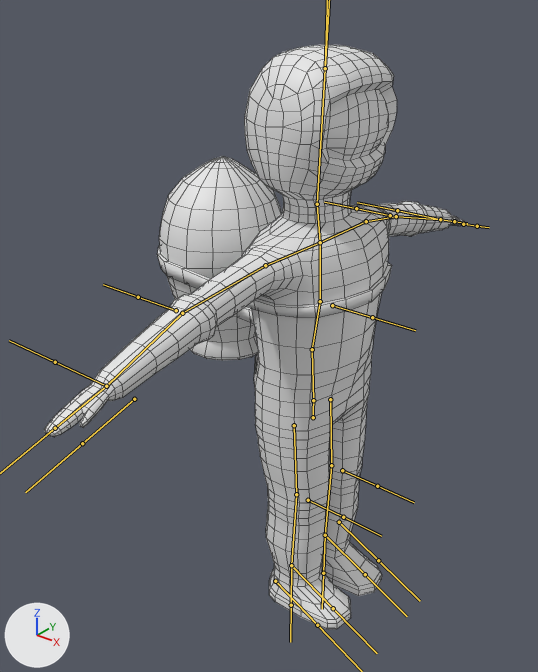
Before and after pictures for a commit that changed the FBX model Assets/Art/Model/Player_P2.fbx.
Camera for both pictures: a camera (50 mm lens) standing at (2.51, -3.7, 4.28) and looking at (-0.35, -0.12, 2.06). Arrows for +X, +Y and +Z are at lower left; the lights stay in place. The bones that bend it are drawn over the model as lines. Mesh edges are drawn as thin lines.
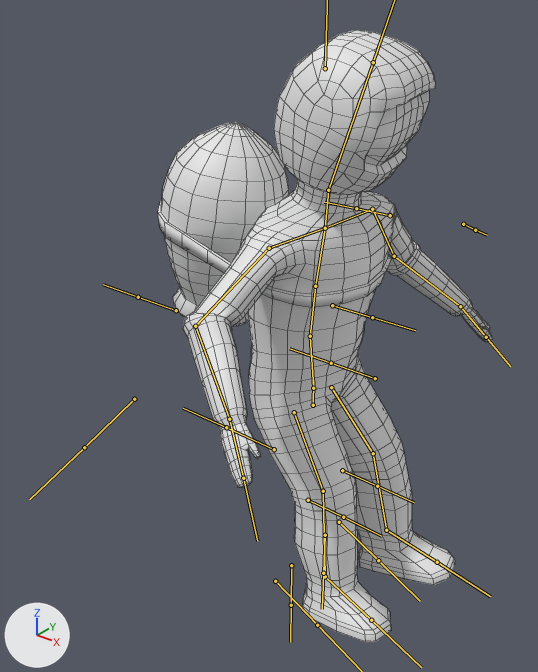
The newer file adds an action. The first version stands in its rest pose; the second is drawn at frame 20 of the action 'Armature|Knockback'.

Edits to the scene script, one JSON object a line:
```json
{"block": "bone_spinecenter_002", "where": "bone_spinecenter_002 = bpy.data.objects['Armature'].pose.bones['SpineCenter.002']"}
{"op": "set", "path": "bone_spinecenter_002.location", "old": "(0.0, 0.0, 0.0)", "new": "(0.0, 0.1, 0.0)"}
{"op": "set", "path": "bone_spinecenter_002.rotation_quaternion", "old": "(1.0, 0.0, 0.0, 0.0)", "new": "(1.0, 0.0, -0.003, 0.008)", "note": "degrees (0, 0, 0) -> degrees (0, 0, 1)"}
{"block": "bone_upperleg_l_001", "where": "bone_upperleg_l_001 = bpy.data.objects['Armature'].pose.bones['UpperLeg,L.001']  # child of 'SpineCenter.002'"}
{"op": "set", "path": "bone_upperleg_l_001.rotation_quaternion", "old": "(1.0, 0.0, 0.0, 0.0)", "new": "(0.972, -0.041, 0.015, -0.232)", "note": "degrees (0, 0, 0) -> degrees (-5, 1, -27)"}
{"block": "bone_lowerleg_r", "where": "bone_lowerleg_r = bpy.data.objects['Armature'].pose.bones['LowerLeg.R']  # child of 'UpperLeg,L.001'"}
{"op": "set", "path": "bone_lowerleg_r.rotation_quaternion", "old": "(1.0, 0.0, 0.0, 0.0)", "new": "(0.988, 0.0, 0.0, 0.157)", "note": "degrees (0, 0, 0) -> degrees (0, 0, 18)"}
{"block": "bone_spinecenter_001", "where": "bone_spinecenter_001 = bpy.data.objects['Armature'].pose.bones['SpineCenter.001']  # child of 'SpineCenter.002'"}
{"op": "set", "path": "bone_spinecenter_001.rotation_quaternion", "old": "(1.0, 0.0, 0.0, 0.0)", "new": "(1.0, 0.0, -0.002, 0.012)", "note": "degrees (0, 0, 0) -> degrees (0, 0, 1)"}
{"block": "bone_spinecenter", "where": "bone_spinecenter = bpy.data.objects['Armature'].pose.bones['SpineCenter']  # child of 'SpineCenter.001'"}
{"op": "set", "path": "bone_spinecenter.rotation_quaternion", "old": "(1.0, 0.0, 0.0, 0.0)", "new": "(1.0, -0.002, -0.003, 0.01)", "note": "degrees (0, 0, 0) -> degrees (0, 0, 1)"}
{"block": "bone_spineup", "where": "bone_spineup = bpy.data.objects['Armature'].pose.bones['SpineUp']  # child of 'SpineCenter'"}
{"op": "set", "path": "bone_spineup.rotation_quaternion", "old": "(1.0, 0.0, 0.0, 0.0)", "new": "(0.993, -0.005, -0.002, -0.116)", "note": "degrees (0, 0, 0) -> degrees (-1, 0, -13)"}
{"block": "bone_neck", "where": "bone_neck = bpy.data.objects['Armature'].pose.bones['Neck']  # child of 'SpineUp'"}
{"op": "set", "path": "bone_neck.rotation_quaternion", "old": "(1.0, 0.0, 0.0, 0.0)", "new": "(1.0, 0.006, -0.001, -0.015)", "note": "degrees (0, 0, 0) -> degrees (1, 0, -2)"}
{"block": "bone_head", "where": "bone_head = bpy.data.objects['Armature'].pose.bones['Head']  # child of 'Neck'"}
{"op": "set", "path": "bone_head.rotation_quaternion", "old": "(1.0, 0.0, 0.0, 0.0)", "new": "(0.995, 0.008, 0.082, -0.049)", "note": "degrees (0, 0, 0) -> degrees (0, 9, -6)"}
{"block": "bone_upperarm_l", "where": "bone_upperarm_l = bpy.data.objects['Armature'].pose.bones['UpperArm.L']  # child of 'Collar.L'"}
{"op": "set", "path": "bone_upperarm_l.rotation_quaternion", "old": "(1.0, 0.0, 0.0, 0.0)", "new": "(0.946, -0.306, -0.011, -0.106)", "note": "degrees (0, 0, 0) -> degrees (-35, -5, -11)"}
{"block": "bone_lowerarm_l", "where": "bone_lowerarm_l = bpy.data.objects['Armature'].pose.bones['LowerArm.L']  # child of 'UpperArm.L'"}
{"op": "set", "path": "bone_lowerarm_l.rotation_quaternion", "old": "(1.0, 0.0, 0.0, 0.0)", "new": "(0.954, 0.0, 0.0, -0.298)", "note": "degrees (0, 0, 0) -> degrees (0, 0, -35)"}
{"block": "bone_hand_l", "where": "bone_hand_l = bpy.data.objects['Armature'].pose.bones['Hand.L']  # child of 'LowerArm.L'"}
{"op": "set", "path": "bone_hand_l.rotation_quaternion", "old": "(1.0, 0.0, 0.0, 0.0)", "new": "(0.999, -0.052, 0.0, 0.0)", "note": "degrees (0, 0, 0) -> degrees (-6, 0, 0)"}
{"block": "bone_upperarm_r", "where": "bone_upperarm_r = bpy.data.objects['Armature'].pose.bones['UpperArm.R']  # child of 'Collar.R'"}
{"op": "set", "path": "bone_upperarm_r.rotation_quaternion", "old": "(1.0, 0.0, 0.0, 0.0)", "new": "(0.958, 0.283, -0.015, -0.048)", "note": "degrees (0, 0, 0) -> degrees (33, 0, -6)"}
{"block": "bone_lowerarm_r", "where": "bone_lowerarm_r = bpy.data.objects['Armature'].pose.bones['LowerArm.R']  # child of 'UpperArm.R'"}
{"op": "set", "path": "bone_lowerarm_r.rotation_quaternion", "old": "(1.0, 0.0, 0.0, 0.0)", "new": "(0.892, 0.0, 0.0, -0.453)", "note": "degrees (0, 0, 0) -> degrees (0, 0, -54)"}
{"block": "bone_hand_r", "where": "bone_hand_r = bpy.data.objects['Armature'].pose.bones['Hand.R']  # child of 'LowerArm.R'"}
{"op": "set", "path": "bone_hand_r.rotation_quaternion", "old": "(1.0, 0.0, 0.0, 0.0)", "new": "(0.999, 0.052, 0.0, 0.0)", "note": "degrees (0, 0, 0) -> degrees (6, 0, 0)"}
{"block": "bone_upperleg_l", "where": "bone_upperleg_l = bpy.data.objects['Armature'].pose.bones['UpperLeg,L']  # child of 'SpineCenter.002'"}
{"op": "set", "path": "bone_upperleg_l.rotation_quaternion", "old": "(1.0, 0.0, 0.0, 0.0)", "new": "(0.955, 0.044, -0.004, -0.294)", "note": "degrees (0, 0, 0) -> degrees (5, 1, -34)"}
{"block": "bone_lowerleg_l", "where": "bone_lowerleg_l = bpy.data.objects['Armature'].pose.bones['LowerLeg.L']  # child of 'UpperLeg,L'"}
{"op": "set", "path": "bone_lowerleg_l.rotation_quaternion", "old": "(1.0, 0.0, 0.0, 0.0)", "new": "(0.982, 0.0, 0.0, 0.187)", "note": "degrees (0, 0, 0) -> degrees (0, 0, 22)"}
```

Pixel boxes [x1, y1, x2, y2] of what changed, in the pictures (538 x 672 px):
```json
{"object": "Plane", "change": "posed", "before": [44, 44, 465, 629], "after": [158, 30, 493, 642], "on screen": "20% narrower"}
{"bone": "SpineCenter.002", "before": "(313, 417) to (313, 393)", "after": "(313, 405) to (313, 380)"}
{"bone": "UpperLeg,L.001", "before": "(294, 425) to (296, 494)", "after": "(294, 412) to (323, 491)"}
{"bone": "LowerLeg.R", "before": "(296, 494) to (291, 565)", "after": "(323, 491) to (325, 576)"}
{"bone": "SpineCenter.001", "before": "(313, 400) to (312, 349)", "after": "(313, 388) to (310, 336)"}
{"bone": "SpineCenter", "before": "(312, 349) to (320, 301)", "after": "(310, 336) to (315, 286)"}
{"bone": "SpineUp", "before": "(320, 301) to (320, 242)", "after": "(315, 286) to (325, 228)"}
{"bone": "Neck", "before": "(320, 242) to (317, 204)", "after": "(325, 228) to (328, 190)"}
{"bone": "Head", "before": "(317, 204) to (325, 68)", "after": "(328, 190) to (373, 62)"}
{"bone": "UpperArm.L", "before": "(366, 221) to (396, 216)", "after": "(372, 209) to (394, 256)"}
{"bone": "LowerArm.L", "before": "(396, 216) to (440, 219)", "after": "(394, 256) to (460, 306)"}
{"bone": "Hand.L", "before": "(440, 219) to (454, 221)", "after": "(460, 306) to (486, 337)"}
{"bone": "UpperArm.R", "before": "(265, 265) to (182, 313)", "after": "(269, 248) to (195, 326)"}
{"bone": "LowerArm.R", "before": "(182, 313) to (106, 386)", "after": "(195, 326) to (229, 419)"}
{"bone": "Hand.R", "before": "(106, 386) to (55, 428)", "after": "(229, 419) to (243, 478)"}
{"bone": "UpperLeg,L", "before": "(330, 399) to (331, 465)", "after": "(331, 387) to (373, 453)"}
{"bone": "LowerLeg.L", "before": "(331, 465) to (325, 535)", "after": "(373, 453) to (386, 530)"}
```
